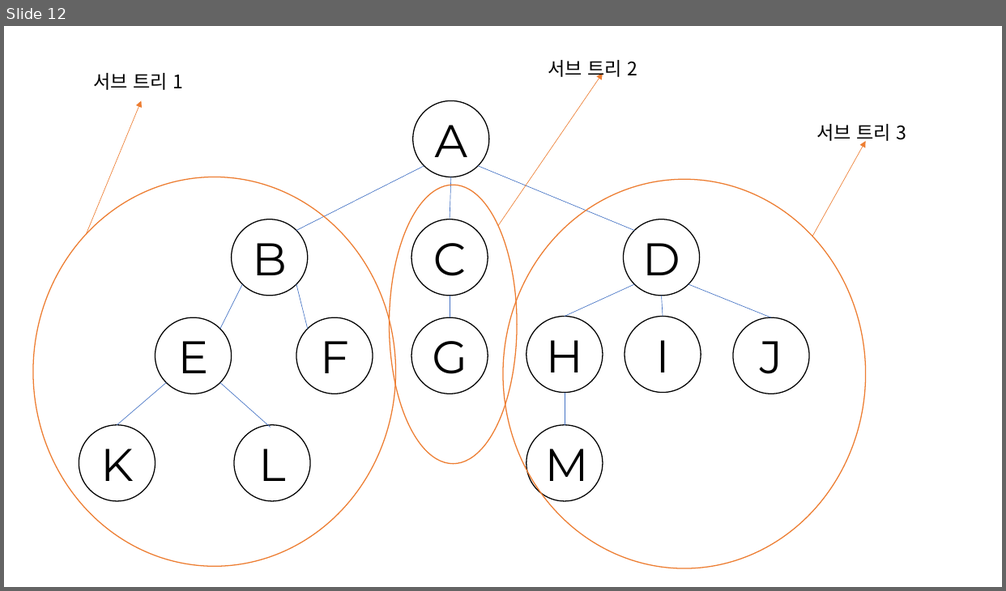
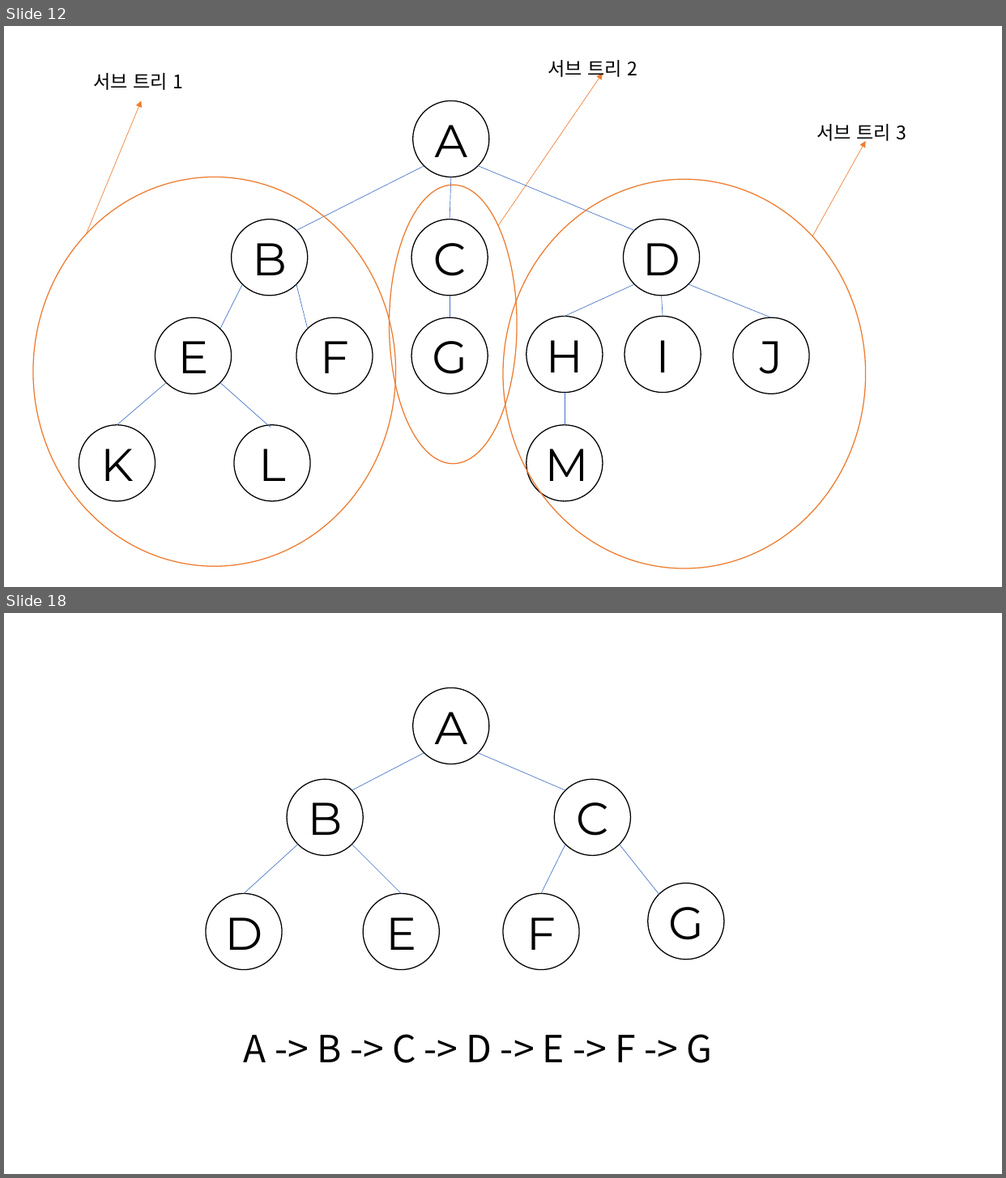
Before and after one commit to dkgulee/Algorithm_basic-python-, a slide deck: img/파워포인트 이미지.pptx. Shown one above the other, each under a label of ours: slide 12 before the commit, slides 12 and 18 after it; the slides between them are not shown. The pictures are 1006x591 and 1006x1178 pixels, drawn with LibreOffice and Linux fonts; fonts in the diff are those of the drawing. Boxes give left, top, right and bottom in pixels: in the first picture for what was removed or moved away, otherwise in the second. Text is boxed around its words. In the diff, an @@ line names an element or a change of style, - is before the commit and + after.

```diff
--- a/img/파워포인트 이미지.pptx
+++ b/img/파워포인트 이미지.pptx
@@ slide 18 added at (4, 613, 1002, 1174), background #FFFFFF @@
@@ ellipse added at (413, 688, 489, 764), fill #FFFFFF, outline #000000 1 pt, 44 pt, text #000000 @@
+A
@@ line added from (424, 753) to (352, 790), #4472C4 0.5 pt @@
@@ line added from (478, 753) to (565, 790), #4472C4 0.5 pt @@
@@ ellipse added at (287, 779, 364, 855), fill #FFFFFF, outline #000000 1 pt, 44 pt, text #000000 @@
+B
@@ ellipse added at (554, 779, 631, 855), fill #FFFFFF, outline #000000 1 pt, 44 pt, text #000000 @@
+C
@@ line added from (298, 845) to (244, 894), #4472C4 0.5 pt @@
@@ line added from (352, 845) to (402, 894), #4472C4 0.5 pt @@
@@ line added from (565, 845) to (542, 894), #4472C4 0.5 pt @@
@@ line added from (620, 845) to (659, 895), #4472C4 0.5 pt @@
@@ ellipse added at (206, 894, 282, 970), fill #FFFFFF, outline #000000 1 pt, 44 pt, text #000000 @@
+D
@@ ellipse added at (364, 894, 440, 970), fill #FFFFFF, outline #000000 1 pt, 44 pt, text #000000 @@
+E
@@ ellipse added at (503, 894, 580, 970), fill #FFFFFF, outline #000000 1 pt, 44 pt, text #000000 @@
+F
@@ ellipse added at (648, 884, 724, 960), fill #FFFFFF, outline #000000 1 pt, 44 pt, text #000000 @@
+G
@@ text added at (244, 1034, 712, 1063), 36 pt, text #000000 @@
+A -> B -> C -> D -> E -> F -> G
```
Also in this commit, not shown: 8 other slides added, 6 other files.
